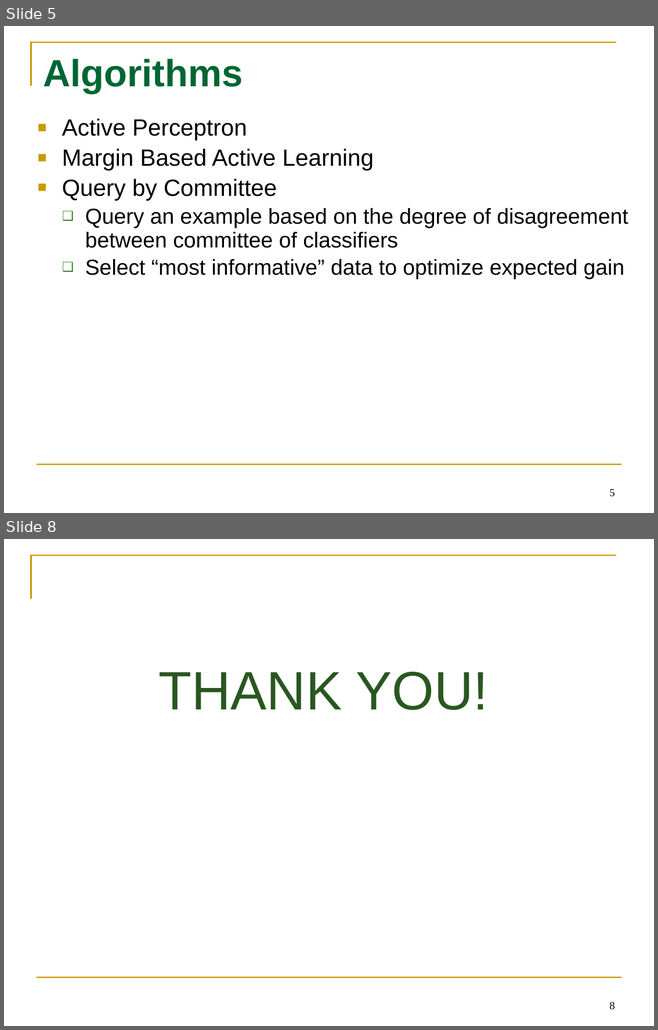
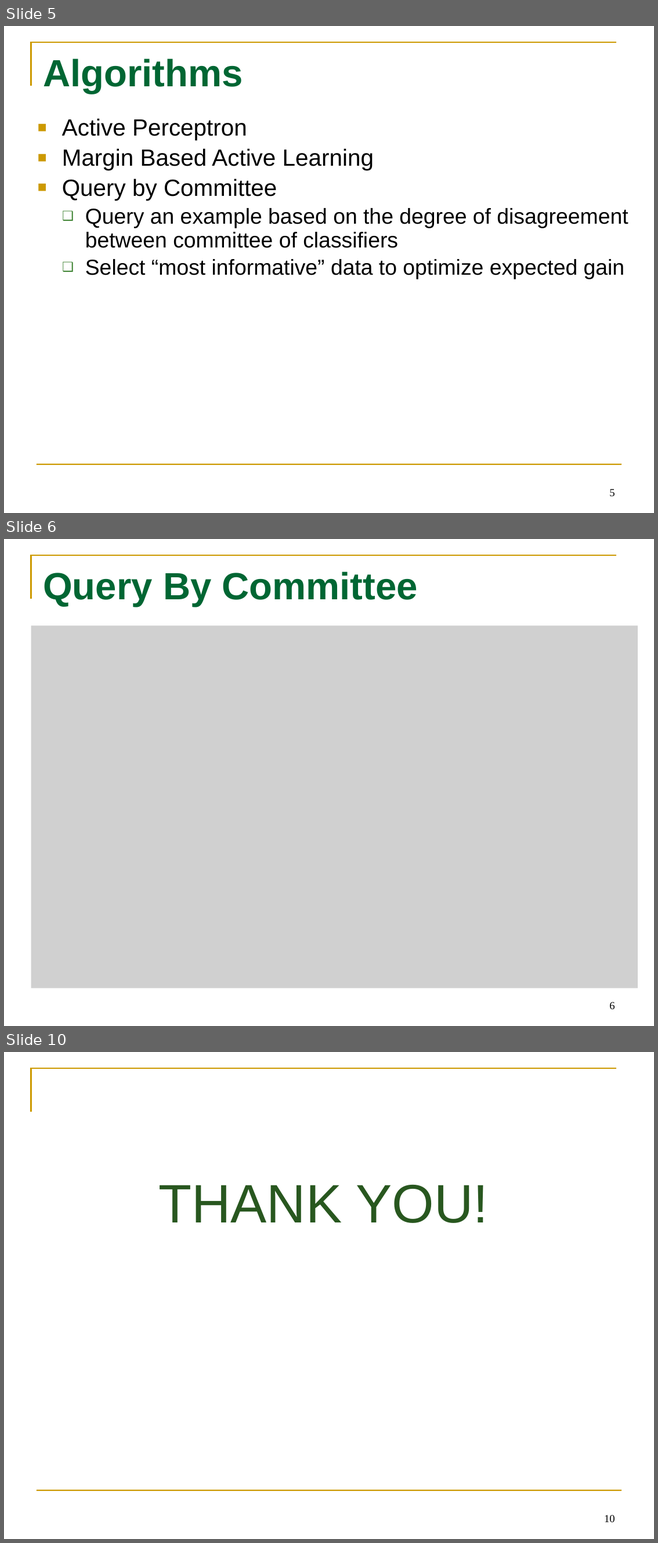
Before and after one commit to tttyy/Active-Learning, a slide deck: presentation/Activelearning.pptx. Shown one above the other, each under a label of ours: slides 5 and 8 before the commit, slides 5, 6 and 10 after it; the slides between them are not shown. The pictures are 658x1030 and 658x1543 pixels, drawn with LibreOffice and Linux fonts; fonts in the diff are those of the drawing; grey boxes stand for pictures. Boxes give left, top, right and bottom in pixels: in the first picture for what was removed or moved away, otherwise in the second. Text is boxed around its words. In the diff, an @@ line names an element or a change of style, - is before the commit and + after.

```diff
--- a/presentation/Activelearning.pptx
+++ b/presentation/Activelearning.pptx
@@ slide 6 added at (4, 539, 654, 1026), background #FFFFFF; not listed: 1 template element that a slide beside it also shows @@
@@ title added at (43, 571, 418, 607), 42 pt, text #006633, bold @@
+Query By Committee
@@ picture added at (31, 625, 637, 988) @@
@@ page number added at (609, 1002, 614, 1010), 12 pt, text #000000 @@
+6
@@ what was slide 8 is now slide 10 @@
@@ page number at (604, 1515, 615, 1522): text changed @@
-8
+10
```
Also in this commit, not shown: 2 slides changed, 1 other slide added, 1 other file.
